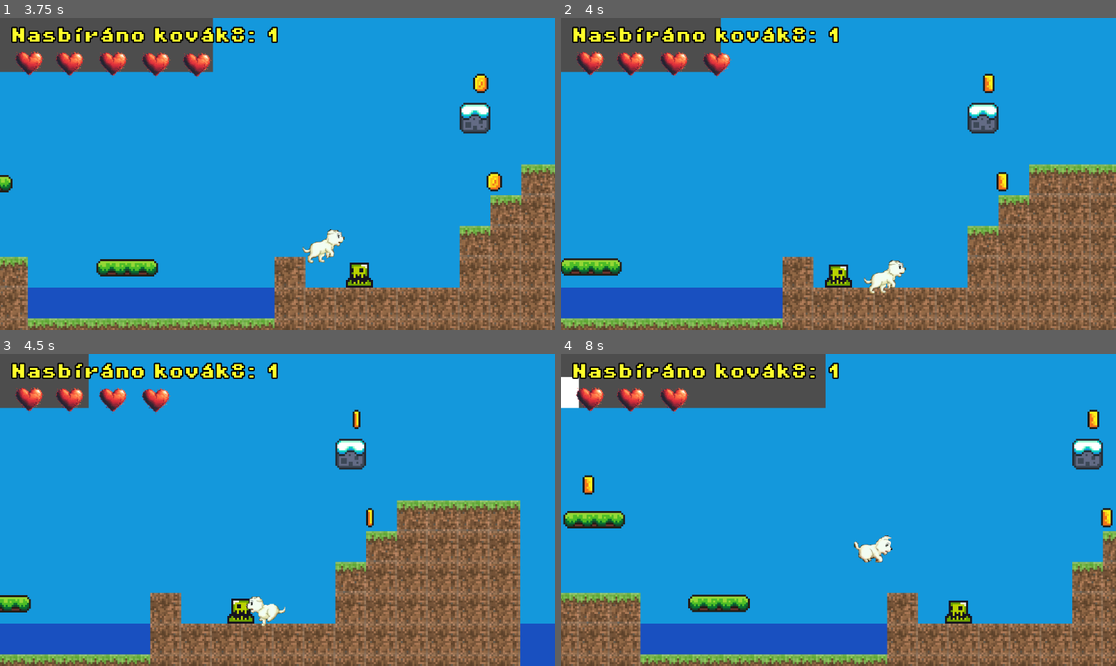
Above: before the commit, frames 1-4 (two rows, left to right).
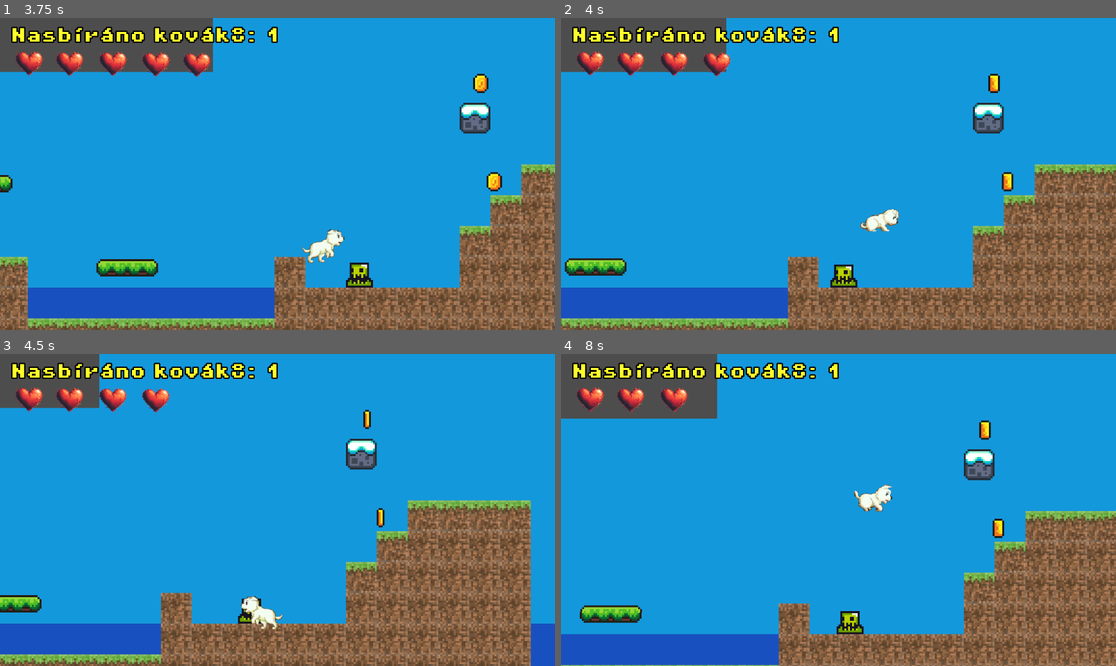
Above: after the commit, the same moments.

Repository: michlblan/AdvProgProjekt
Game: Godot game, scene res://screens/game.tscn
Two runs of this game, one before a commit and one after it. Both use one fixed random seed, a clock stepped at 60 frames per second and the inputs below.
Inputs:
- Up to frame 1 (3.75 s): hold Right (move_right) 0.53-2.03 s; tap Up (jump) at 0.77, 1.52, 3.02 s; hold Left (move_left) 2.03-2.78 s; hold Right (move_right) from 2.78 s (still down)
- Up to frame 2 (4 s): keep holding Right (move_right); tap Up (jump) at 3.77 s
- Up to frame 3 (4.5 s): release Right (move_right) at 4.28 s; hold Left (move_left) from 4.28 s (still down)
- Up to frame 4 (8 s): tap Up (jump) at 4.52, 6.02, 6.77, 7.52 s; release Left (move_left) at 5.03 s; hold Right (move_right) 5.03-5.78 s; hold Left (move_left) 5.78-7.28 s; hold Right (move_right) from 7.28 s (still down)

Frame 1 is identical in both runs. In frame 2, 12% of the frame differs, in the area x 0-100%, y 0-100%; in frame 3, 13%; in frame 4, 27%.

Commit message:
Přidáno kicknutí když tě hitne enemák

Diff:
--- a/scripts/player.gd
+++ b/scripts/player.gd
@@ -10,6 +10,7 @@
 
 var hp = 5
 var immortal = false
+var gotPunched = false
 
 func playIfNotPlaying(player :AnimatedSprite2D, animation :String):
 	"""Plays character animation if it's not playing yet"""
@@ -35,6 +36,7 @@
 	immortal = true
 	hp -= dmg
 	gameManager.updateHp(hp)
+	gotPunched = true
 	if (hp <= 0):
 		print("You're dead")
 		Engine.time_scale = 0.5
@@ -76,4 +78,8 @@
 		playIfNotPlaying(playerSprite, "jump" if (velocity.y < 0) else "fall")
 
 	# print("Leaving fun with: " + playerSprite.animation)
+	if gotPunched:
+		velocity.y = JUMP_VELOCITY *0.75
+		velocity.x = JUMP_VELOCITY *0.8
+		gotPunched = false
 	move_and_slide()
